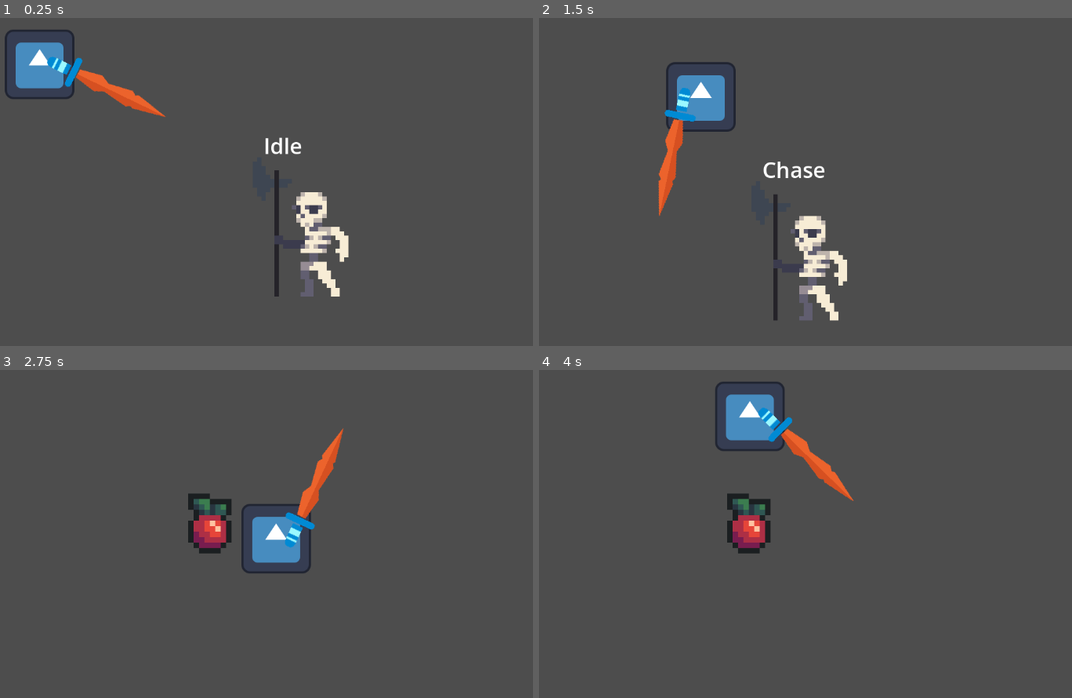
Above: before the commit, frames 1-4 (two rows, left to right).
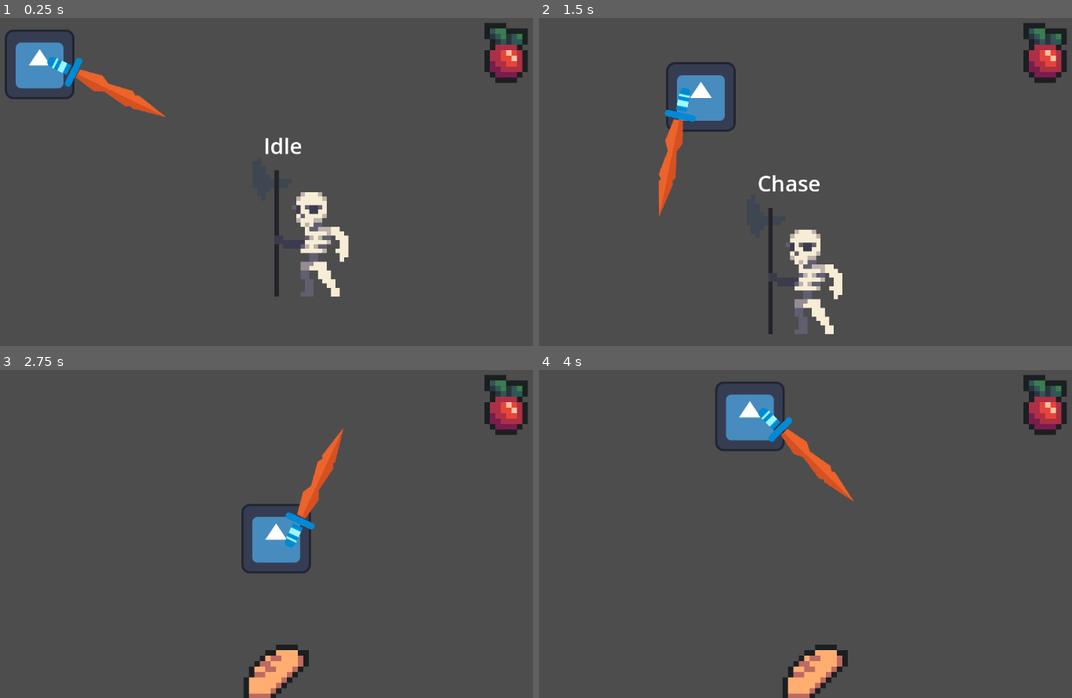
Above: after the commit, the same moments.

Repository: TBrush123/cooking-game
Game: Godot game, scene res://Test/node.tscn
Same seed, same stepped clock (60 frames per second), same inputs: the game is played once before the commit and once after it. The engine's default icon, where the game draws it, is replaced by a stand-in: a white triangle on a blue panel in a dark square.
Inputs (mouse positions are in pixels of both pictures, inside the frame that each line leads up to):
- Up to frame 1 (0.25 s): no input
- Up to frame 2 (1.5 s): move the mouse to (949, 152) at 0.52 s; hold D (Right) 0.53-1.28 s; tap E (Pickup, bound only after the commit) at 0.6 s; move the mouse to (688, 188) at 1.27 s; hold S (Down) from 1.28 s (still down); click (688, 188) at 1.35 s
- Up to frame 3 (2.75 s): tap E (Pickup, bound only after the commit) at 1.55, 2, 2.1 s; move the mouse to (335, 445) at 2.02 s; release S (Down) at 2.03 s; hold D (Right) from 2.03 s (still down)
- Up to frame 4 (4 s): move the mouse to (784, 593) at 2.77 s; release D (Right) at 2.78 s; hold W (Up) 2.78-3.53 s; tap E (Pickup, bound only after the commit) at 2.85, 3.8 s; move the mouse to (1002, 573) at 3.52 s; hold A (Left) from 3.53 s (still down); click (1002, 573) at 3.6 s

The runs differ from the first frame. In frame 1, 1.3% of the frame differs, in the area x 90-99%, y 1-20%; in frame 2, 4.5%, in the area x 41-99%, y 1-97%; in frame 3, 3.9%; in frame 4, 3.9%.

Commit message:
Made base for procedural dungeon generation

Diff:
--- /dev/null
+++ b/Dungeon/dungeon.gd
@@ -0,0 +1,75 @@
+extends Node2D
+
+func _ready():
+	var dungeon = generate_dungeon(21, 8, 6)
+	print_dungeon(dungeon, 21)
+
+func generate_dungeon(grid_size: int, main_path_length: int, max_side_rooms: int) -> Dictionary:
+	var dungeon: Dictionary = {}
+	var directions = [Vector2i.UP, Vector2i.DOWN, Vector2i.LEFT, Vector2i.RIGHT]
+
+	var center = Vector2i(grid_size / 2, grid_size / 2)
+	dungeon[center] = "S"
+	var path: Array = [center]
+
+	# --- MAIN PATH GENERATION ---
+	while path.size() < main_path_length:
+		var current = path.back()
+		var possible_dirs = []
+
+		for dir in directions:
+			var next_room = current + dir * 2
+			if is_in_bounds(next_room, grid_size) and not dungeon.has(next_room):
+				possible_dirs.append(dir)
+
+		if possible_dirs.is_empty():
+			path.pop_back()
+			if path.is_empty():
+				return generate_dungeon(grid_size, main_path_length, max_side_rooms) # fallback
+			continue
+
+		var chosen = possible_dirs.pick_random()
+		var bridge = current + chosen
+		var next_room = current + chosen * 2
+
+		dungeon[bridge] = "C"
+		dungeon[next_room] = "M"
+		path.append(next_room)
+
+	# Mark end room
+	dungeon[path.back()] = "E"
+
+	# --- SIDE ROOMS GENERATION ---
+	var side_rooms_placed = 0
+	for room in path:
+		if room == path.back():
+			continue
+
+		for dir in directions:
+			if side_rooms_placed >= max_side_rooms:
+				break
+			var bridge = room + dir
+			var side_room = room + dir * 2
+			if is_in_bounds(side_room, grid_size) and not dungeon.has(side_room):
+				if randf() < 0.5:
+					dungeon[bridge] = "C"
+					dungeon[side_room] = "B"
+					side_rooms_placed += 1
+
+	return dungeon
+
+
+func is_in_bounds(pos: Vector2i, grid_size: int) -> bool:
+	return pos.x >= 0 and pos.x < grid_size and pos.y >= 0 and pos.y < grid_size
+
+
+func print_dungeon(dungeon: Dictionary, grid_size: int) -> void:
+	for y in range(grid_size):
+		var row = ""
+		for x in range(grid_size):
+			var pos = Vector2i(x, y)
+			if dungeon.has(pos):
+				row += str(dungeon[pos]) + " "
+			else:
+				row += ". "
+		print(row)
--- /dev/null
+++ b/Dungeon/dungeon.tscn
@@ -0,0 +1,6 @@
+[gd_scene load_steps=2 format=3 uid="uid://dh6pvag56ml3y"]
+
+[ext_resource type="Script" uid="uid://b6vnphtq4pj5q" path="res://Dungeon/dungeon.gd" id="1_2n5io"]
+
+[node name="Dungeon" type="Node2D"]
+script = ExtResource("1_2n5io")
--- a/Enemies/TestEnemy/monster.gd
+++ b/Enemies/TestEnemy/monster.gd
@@ -3,7 +3,7 @@
 
 @export var item_scene: PackedScene
 
-var drop_items: Array = []
+var drop_items: Array
 
 
 var rarities = {
@@ -14,7 +14,9 @@
 }
 
 func _ready() -> void:
-	drop_items.append(get_rarity())
+	for i in range(3):
+		drop_items.append(get_rarity())
+
 	print(drop_items)
 
 func get_rarity():
--- a/Items/item.gd
+++ b/Items/item.gd
@@ -1,10 +1,26 @@
 extends Area2D
 @export var sprite: Sprite2D
 @export var item_name: String
+@export var label: Label
+
+var allow_pickup := false
 
 func set_texture(textPath: String):
 	print(textPath)
 	sprite.texture = load(textPath)
 
+
 func set_new_name(new_name: String):
 	item_name = new_name
+
+func light_up() -> void:
+	sprite.material.set_shader_parameter("onoff", true)
+	label.text = "Press E to pickup!"
+
+func light_down() -> void:
+	sprite.material.set_shader_parameter("onoff", false)
+	label.text = ""
+
+func pickup():
+	Global.add_ingredient(item_name)
+	queue_free()
--- /dev/null
+++ b/Items/item.gdshader
@@ -0,0 +1,34 @@
+shader_type canvas_item;
+
+uniform vec4 clr : source_color = vec4(1.0, 1.0, 1.0, 1.0);
+uniform int type : hint_range(1, 2) = 2;
+uniform float thickness = 0.6;
+uniform bool onoff = false;
+
+const vec2[8] DIRECTIONS = {
+	vec2(1.0, 0.0),
+	vec2(0.0, 1.0),
+	vec2(-1.0, 0.0),
+	vec2(0.0, -1.0),
+	vec2(1.0, 1.0),
+	vec2(-1.0, 1.0),
+	vec2(-1.0, -1.0),
+	vec2(1.0, -1.0)
+};
+
+float gtz(float input) { return max(0, sign(input)); }
+// returns 1 if input > 0, else 0
+
+float check(sampler2D tex, vec2 from, vec2 size) {
+	float result = 0.0;
+	for (int i = 0; i < 4 * type; i++) {
+		result += texture(tex, from + DIRECTIONS[i] * size * thickness).a;
+	}
+	return gtz(result);
+}
+
+void fragment() {
+	if (onoff) {
+		COLOR = mix(COLOR, clr, check(TEXTURE, UV, TEXTURE_PIXEL_SIZE) - gtz(COLOR.a));
+	}
+}
--- a/Items/item.tscn
+++ b/Items/item.tscn
@@ -1,18 +1,75 @@
-[gd_scene load_steps=4 format=3 uid="uid://cyu0hcofu1knc"]
+[gd_scene load_steps=6 format=3 uid="uid://cyu0hcofu1knc"]
 
-[ext_resource type="Texture2D" uid="uid://p6pvwtup5isn" path="res://Items/Assets/Food_3.png" id="1_bkywi"]
 [ext_resource type="Script" uid="uid://cr70ren1nn4k6" path="res://Items/item.gd" id="1_p2kau"]
+[ext_resource type="Texture2D" uid="uid://dn207excim61x" path="res://Items/Assets/Food_0.png" id="3_3dnog"]
+
+[sub_resource type="Shader" id="Shader_p2kau"]
+code = "shader_type canvas_item;
+
+uniform vec4 clr : source_color = vec4(1.0, 1.0, 1.0, 1.0);
+uniform int type : hint_range(1, 2) = 2;
+uniform float thickness = 0.6;
+uniform bool onoff = false;
+
+const vec2[8] DIRECTIONS = {
+	vec2(1.0, 0.0),
+	vec2(0.0, 1.0),
+	vec2(-1.0, 0.0),
+	vec2(0.0, -1.0),
+	vec2(1.0, 1.0),
+	vec2(-1.0, 1.0),
+	vec2(-1.0, -1.0),
+	vec2(1.0, -1.0)
+};
+
+float gtz(float input) { return max(0, sign(input)); }
+// returns 1 if input > 0, else 0
+
+float check(sampler2D tex, vec2 from, vec2 size) {
+	float result = 0.0;
+	for (int i = 0; i < 4 * type; i++) {
+		result += texture(tex, from + DIRECTIONS[i] * size * thickness).a;
+	}
+	return gtz(result);
+}
+
+void fragment() {
+	if (onoff) {
+		COLOR = mix(COLOR, clr, check(TEXTURE, UV, TEXTURE_PIXEL_SIZE) - gtz(COLOR.a));
+	}
+}"
+
+[sub_resource type="ShaderMaterial" id="ShaderMaterial_3dnog"]
+resource_local_to_scene = true
+shader = SubResource("Shader_p2kau")
+shader_parameter/clr = Color(1, 1, 1, 1)
+shader_parameter/type = 2
+shader_parameter/thickness = 0.6
+shader_parameter/onoff = false
 
 [sub_resource type="RectangleShape2D" id="RectangleShape2D_p2kau"]
-size = Vector2(142, 162)
+size = Vector2(150, 144)
 
-[node name="Item" type="Area2D" node_paths=PackedStringArray("sprite")]
+[node name="Item" type="Area2D" node_paths=PackedStringArray("sprite", "label")]
 script = ExtResource("1_p2kau")
 sprite = NodePath("Sprite2D")
+label = NodePath("Label")
 
 [node name="Sprite2D" type="Sprite2D" parent="."]
+material = SubResource("ShaderMaterial_3dnog")
 scale = Vector2(10, 10)
-texture = ExtResource("1_bkywi")
+texture = ExtResource("3_3dnog")
 
 [node name="CollisionShape2D" type="CollisionShape2D" parent="."]
 shape = SubResource("RectangleShape2D_p2kau")
+
+[node name="Label" type="Label" parent="."]
+offset_left = -67.0
+offset_top = -92.0
+offset_right = 69.0
+offset_bottom = -69.0
+horizontal_alignment = 1
+vertical_alignment = 1
+
+[connection signal="body_entered" from="." to="." method="_on_body_entered"]
+[connection signal="body_exited" from="." to="." method="_on_body_exited"]
--- a/Player/player.gd
+++ b/Player/player.gd
@@ -1,4 +1,6 @@
 extends CharacterBody2D
+
+@export var item_pickup_hitbox: Area2D
 
 var direction: Vector2 = Vector2.ZERO
 var knockback: Vector2 = Vector2.ZERO
@@ -16,6 +18,8 @@
 		dir.x += 1
 	if Input.is_action_pressed("Left"):
 		dir.x += -1
+	if Input.is_action_just_pressed("Pickup"):
+		pickup()
 
 	return dir.normalized()
 
@@ -24,3 +28,24 @@
 	velocity = direction * speed + knockback
 	move_and_slide()
 	knockback = lerp(knockback, Vector2.ZERO, 0.1)
+
+func pickup():
+	var areas = item_pickup_hitbox.get_overlapping_areas()
+	if areas == null:
+		return
+	for area in areas:
+		print("C")
+		if area.has_method("pickup"):
+			area.pickup()
+			print("D")
+			break
+
+func _on_item_pickup_area_area_entered(area:Area2D) -> void:
+	if area.has_method("light_up"):
+		area.light_up()
+
+
+
+func _on_item_pickup_area_area_exited(area:Area2D) -> void:
+	if area.has_method("light_down"):
+		area.light_down()
--- a/Player/player.tscn
+++ b/Player/player.tscn
@@ -12,9 +12,13 @@
 [sub_resource type="RectangleShape2D" id="RectangleShape2D_vtle1"]
 size = Vector2(90, 88)
 
-[node name="Player" type="CharacterBody2D"]
+[sub_resource type="RectangleShape2D" id="RectangleShape2D_k53q1"]
+size = Vector2(250, 230)
+
+[node name="Player" type="CharacterBody2D" node_paths=PackedStringArray("item_pickup_hitbox")]
 collision_mask = 0
 script = ExtResource("1_4ntmi")
+item_pickup_hitbox = NodePath("ItemPickupArea")
 
 [node name="Sprite2D" type="Sprite2D" parent="."]
 texture = ExtResource("1_l8h54")
@@ -33,3 +37,12 @@
 [node name="CollisionShape2D" type="CollisionShape2D" parent="HurtboxComponent"]
 shape = SubResource("RectangleShape2D_vtle1")
 debug_color = Color(0.585949, 0.549547, 0, 0.42)
+
+[node name="ItemPickupArea" type="Area2D" parent="."]
+
+[node name="CollisionShape2D" type="CollisionShape2D" parent="ItemPickupArea"]
+shape = SubResource("RectangleShape2D_k53q1")
+debug_color = Color(0, 0.645392, 0.26108, 0.42)
+
+[connection signal="area_entered" from="ItemPickupArea" to="." method="_on_item_pickup_area_area_entered"]
+[connection signal="area_exited" from="ItemPickupArea" to="." method="_on_item_pickup_area_area_exited"]
--- a/Scripts/Global.gd
+++ b/Scripts/Global.gd
@@ -1,7 +1,15 @@
 extends Node
 
 var rng: RandomNumberGenerator
+var player_inventory: Dictionary = {
+	"Ingredients": [],
+	"Weapons": [],
+}
 
 func _ready() -> void:
 	rng = RandomNumberGenerator.new()
 	rng.randomize()
+
+func add_ingredient(item_name: String):
+	player_inventory["Ingredients"].append(item_name)
+	print(player_inventory["Ingredients"])
--- a/Test/node.tscn
+++ b/Test/node.tscn
@@ -1,6 +1,7 @@
-[gd_scene load_steps=3 format=3 uid="uid://cjmo31kiys2bq"]
+[gd_scene load_steps=4 format=3 uid="uid://cjmo31kiys2bq"]
 
 [ext_resource type="PackedScene" uid="uid://dqu40ll7fjkb3" path="res://Player/player.tscn" id="1_v4qk2"]
+[ext_resource type="PackedScene" uid="uid://cyu0hcofu1knc" path="res://Items/item.tscn" id="3_gn2i3"]
 [ext_resource type="PackedScene" uid="uid://bfsrf0eby2mi" path="res://Enemies/monster.tscn" id="3_jte6n"]
 
 [node name="Node" type="Node"]
@@ -10,3 +11,6 @@
 
 [node name="TestEnemy" parent="." groups=["Enemy"] instance=ExtResource("3_jte6n")]
 position = Vector2(641, 414)
+
+[node name="Item" parent="." instance=ExtResource("3_gn2i3")]
+position = Vector2(1003, 114)
--- a/project.godot
+++ b/project.godot
@@ -61,6 +61,11 @@
 "events": [Object(InputEventMouseButton,"resource_local_to_scene":false,"resource_name":"","device":-1,"window_id":0,"a …(253 unchanged characters)…
 ]
 }
+Pickup={
+"deadzone": 0.2,
+"events": [Object(InputEventKey,"resource_local_to_scene":false,"resource_name":"","device":-1,"window_id":0,"alt_pressed":false,"shift_pressed":false,"ctrl_pressed":false,"meta_pressed":false,"pressed":false,"keycode":0,"physical_keycode":69,"key_label":0,"unicode":101,"location":0,"echo":false,"script":null)
+]
+}
 
 [layer_names]
 
Binary file added: Dungeon/Assets/dungeon_.png
Not shown, added: Dungeon/Assets/dungeon_.png.import
Not shown, added: Dungeon/dungeon.gd.uid
Not shown, added: Items/item.gdshader.uid
Not shown: 1 places in Player/player.tscn that only renumber resources
